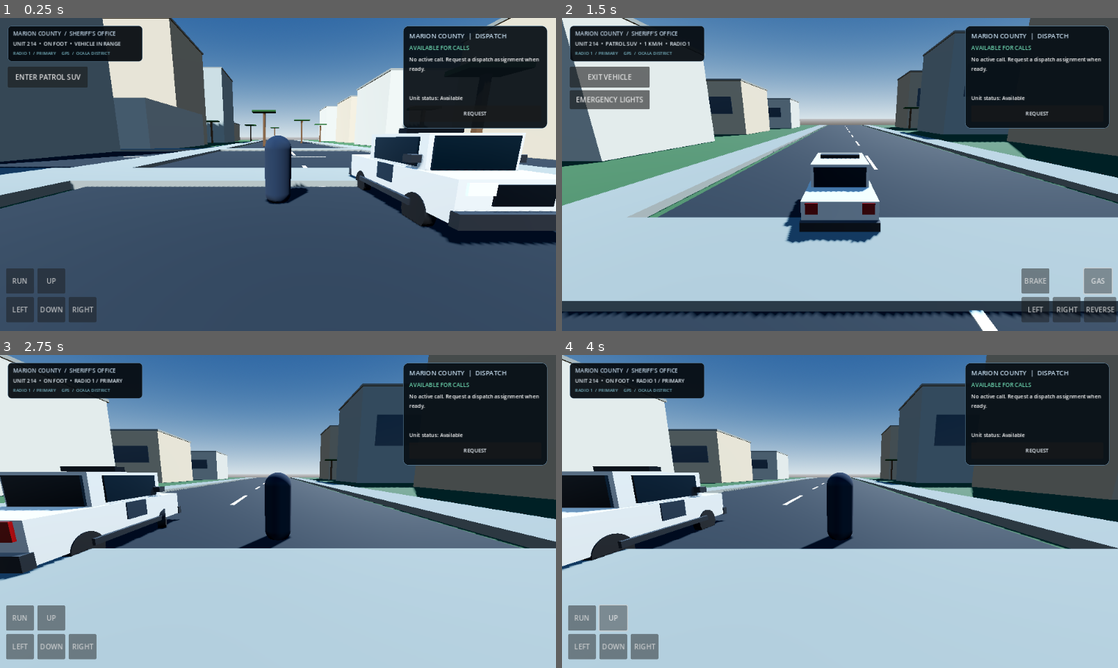
Above: before the commit, frames 1-4 (two rows, left to right).
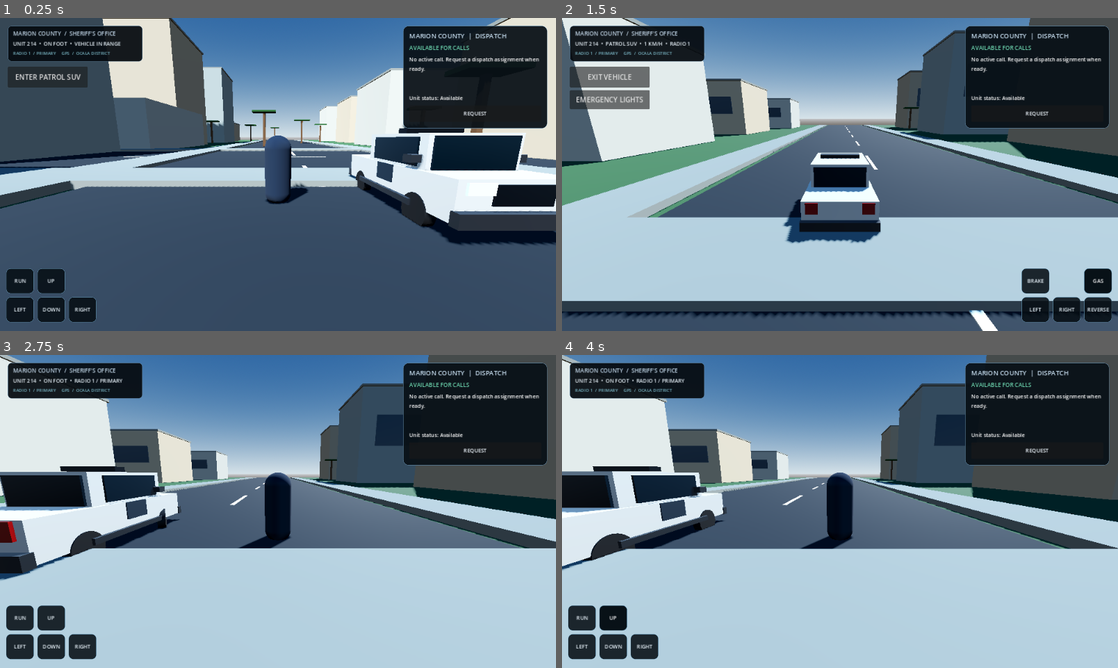
Above: after the commit, the same moments.

Repository: KremityssYTB/Sheriff--American-Life
Game: Godot game, scene res://scenes/main.tscn
Two runs of this game, one before a commit and one after it. Both use one fixed random seed, a clock stepped at 60 frames per second and the inputs below.
Inputs (mouse positions are in pixels of both pictures, inside the frame that each line leads up to):
- Up to frame 1 (0.25 s): no input
- Up to frame 2 (1.5 s): click "ENTER PATROL SUV" at 0.5 s; click "GAS" at 1.25 s
- Up to frame 3 (2.75 s): move the mouse to (400, 495) at 2.02 s; hold D (drive_right) from 2.03 s (still down); hold E (interact) from 2.03 s (still down); click (400, 495) at 2.17 s
- Up to frame 4 (4 s): release D (drive_right) at 2.75 s; release E (interact) at 2.75 s; drag from (728, 527) to (812, 574) at 2.77 s; click "UP" at 3.5 s

The runs differ from the first frame. In frame 1, 1.9% of the frame differs, in the area x 1-18%, y 80-98%; in frame 2, 1.7%; in frame 3, 1.9%; in frame 4, 1.9%.

Commit message:
Polish police HUD controls and phone dispatch layout

Diff:
--- a/godot/scripts/main.gd
+++ b/godot/scripts/main.gd
@@ -346,19 +346,42 @@
 	extends Button
 	var action_name := ""
 	func _ready() -> void:
-		modulate = Color(1,1,1,0.78)
-		add_theme_font_size_override("font_size", 16)
+		add_theme_font_size_override("font_size", 12)
+		add_theme_color_override("font_color", Color(0.91, 0.95, 0.98))
+		add_theme_color_override("font_hover_color", Color(1.0, 1.0, 1.0))
+		add_theme_color_override("font_pressed_color", Color(0.72, 0.86, 0.94))
+		var normal := StyleBoxFlat.new()
+		normal.bg_color = Color(0.025, 0.055, 0.078, 0.88)
+		normal.border_color = Color(0.32, 0.48, 0.58, 0.95)
+		normal.set_border_width_all(1)
+		normal.set_corner_radius_all(10)
+		normal.content_margin_left = 5
+		normal.content_margin_right = 5
+		var hover := normal.duplicate() as StyleBoxFlat
+		hover.bg_color = Color(0.07, 0.13, 0.17, 0.96)
+		var pressed := normal.duplicate() as StyleBoxFlat
+		pressed.bg_color = Color(0.12, 0.23, 0.29, 0.98)
+		add_theme_stylebox_override("normal", normal)
+		add_theme_stylebox_override("hover", hover)
+		add_theme_stylebox_override("pressed", pressed)
+		add_theme_stylebox_override("focus", normal)
 		button_down.connect(func(): Input.action_press(action_name))
 		button_up.connect(func(): Input.action_release(action_name))
 
 func _build_dispatch_panel(layer: CanvasLayer) -> void:
 	var panel := PanelContainer.new()
 	panel.name = "DispatchPanel"
-	panel.set_anchors_preset(Control.PRESET_TOP_RIGHT)
-	panel.offset_left = -352
-	panel.offset_right = -20
-	panel.offset_top = 18
-	panel.offset_bottom = 254
+	var viewport_width := get_viewport().get_visible_rect().size.x
+	if viewport_width < 700.0:
+		panel.set_anchors_preset(Control.PRESET_TOP_LEFT)
+		panel.position = Vector2(18, 112)
+		panel.custom_minimum_size = Vector2(minf(viewport_width - 36.0, 354.0), 0)
+	else:
+		panel.set_anchors_preset(Control.PRESET_TOP_RIGHT)
+		panel.offset_left = -352
+		panel.offset_right = -20
+		panel.offset_top = 18
+		panel.offset_bottom = 254
 	var panel_style := StyleBoxFlat.new()
 	panel_style.bg_color = Color(0.035, 0.065, 0.09, 0.94)
 	panel_style.border_color = Color(0.34, 0.48, 0.58, 0.9)
